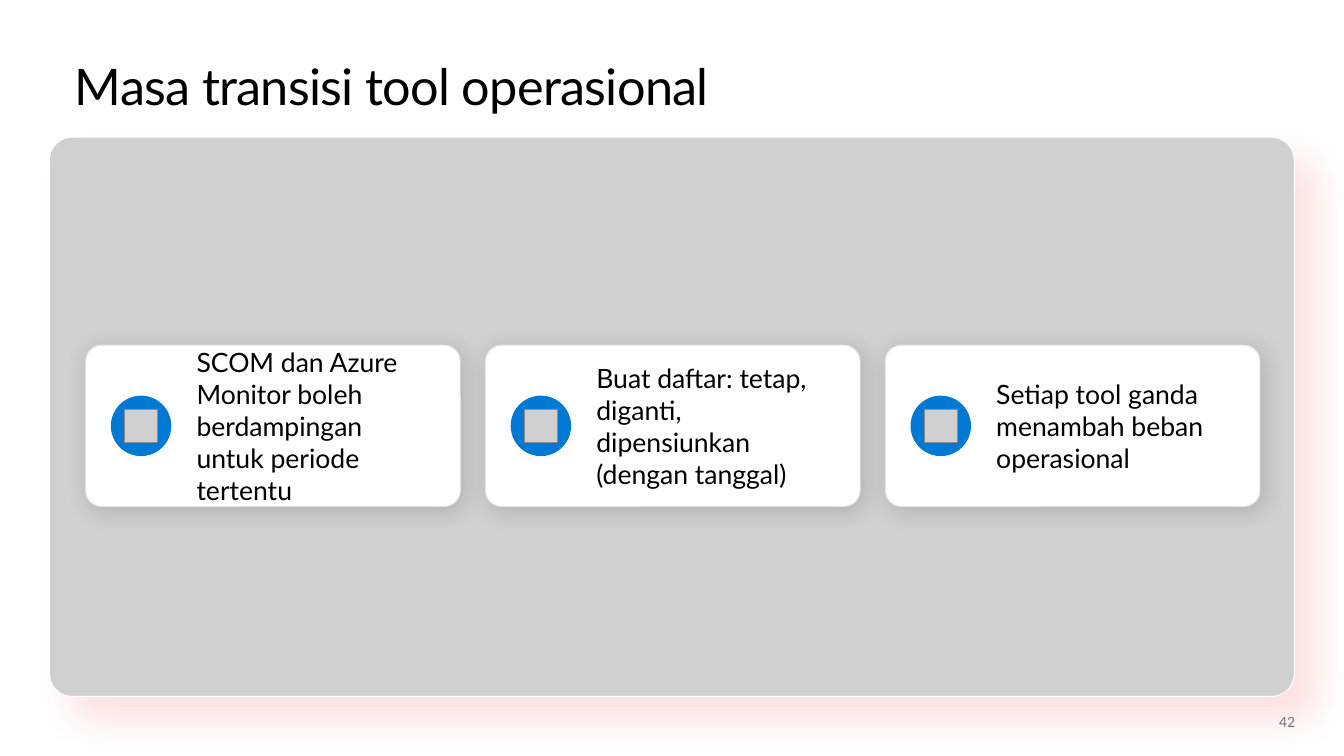
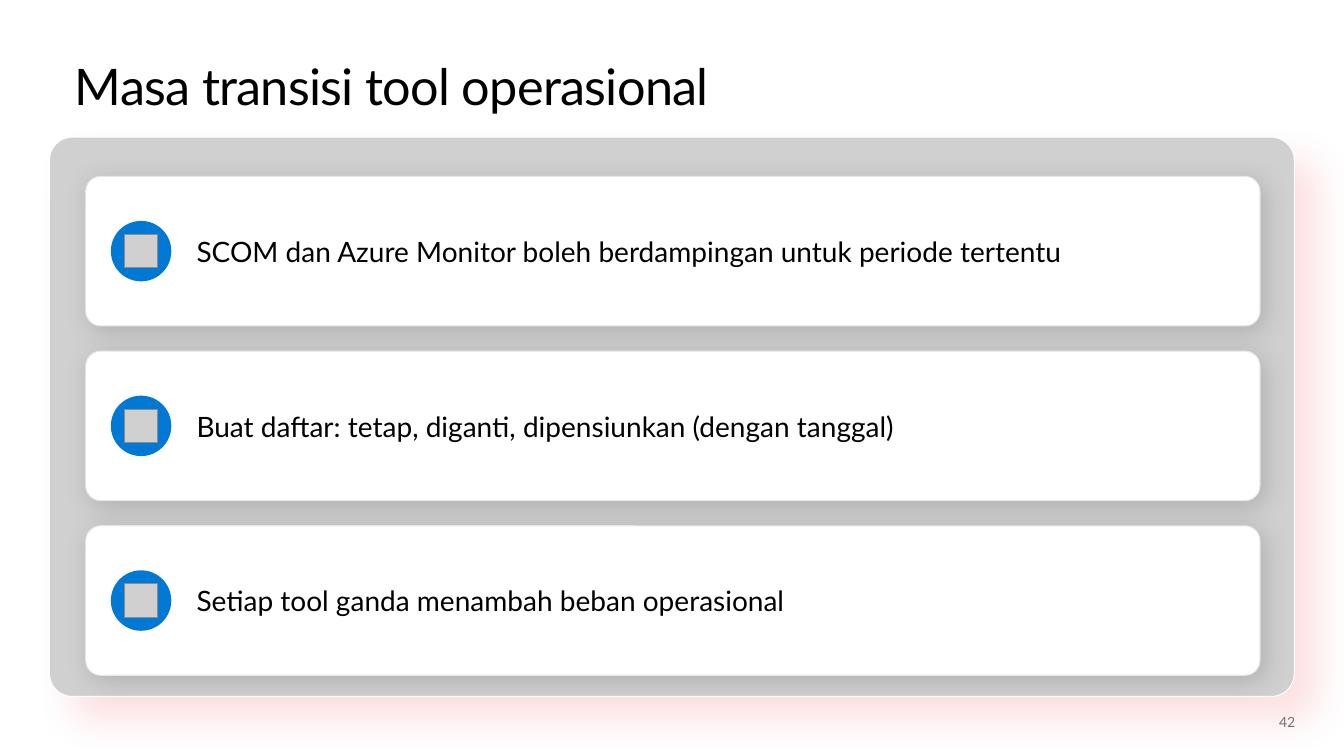
Before and after one commit to medisa-aris/azure-landing-zone-training, a slide deck: slide 42 of slides/pptx/slide_day04_hybrid-connectivity-operations.pptx. Drawn at 1344x756 pixels with LibreOffice and Linux fonts; fonts in the diff are those of the drawing; grey boxes stand for pictures; background and template pictures are left out. Boxes give left, top, right and bottom in pixels: in the first picture for what was removed or moved away, otherwise in the second. Text is boxed around its words. In the diff, an @@ line names an element or a change of style, - is before the commit and + after.

```diff
--- a/slides/pptx/slide_day04_hybrid-connectivity-operations.pptx
+++ b/slides/pptx/slide_day04_hybrid-connectivity-operations.pptx
@@ rounded rectangle added at (86,176,1260,326), fill #FFFFFF, outline #E6E6E6 0.75 pt @@
@@ text "SCOM dan Azure Monitor boleh ...": place and size @@
-text "SCOM dan Azure Monitor boleh ..." at (197,352,398,501)
+text "SCOM dan Azure Monitor boleh ..." at (197,241,1061,267)
@@ ellipse: place and size @@
-ellipse at (910,395,971,456)
+ellipse at (111,221,171,281)
@@ picture added at (125,235,158,268) @@
@@ rounded rectangle: place and size @@
-rounded rectangle at (486,345,861,506)
+rounded rectangle at (86,351,1260,500)
@@ rounded rectangle removed at (86,345,461,506) @@
@@ rounded rectangle removed at (885,345,1260,506) @@
@@ text "Buat daftar: tetap, diganti, dipensiunkan ...": place and size @@
-text "Buat daftar: tetap, diganti, dipensiunkan ..." at (596,368,807,489)
+text "Buat daftar: tetap, diganti, dipensiunkan ..." at (197,415,894,442)
@@ picture removed at (925,409,958,443) @@
@@ rounded rectangle added at (86,526,1260,676), fill #FFFFFF, outline #E6E6E6 0.75 pt @@
@@ size 19 to 20 pt in 3 elements at (197,415,894,442), (197,241,1061,267), (197,590,784,616) @@
@@ text "Setiap tool ganda menambah beban ...": place and size @@
-text "Setiap tool ganda menambah beban ..." at (996,384,1203,473)
+text "Setiap tool ganda menambah beban ..." at (197,590,784,616)
@@ ellipse: place and size @@
-ellipse at (511,395,572,456)
+ellipse at (111,571,171,631)
@@ picture: place and size @@
-picture at (524,409,558,443)
+picture at (125,584,158,617)
```
Also in this commit, not shown: 6 other slides changed, 5 other files.
